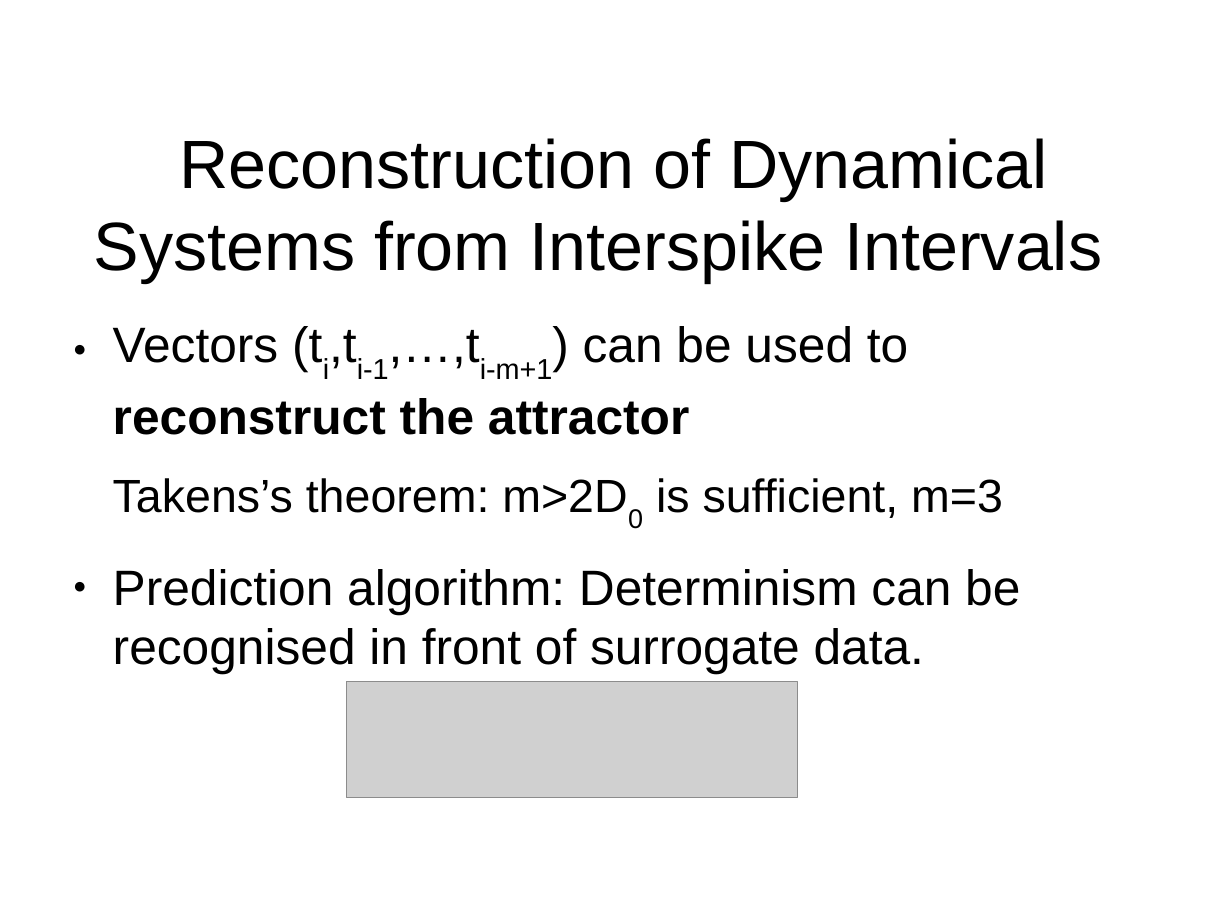
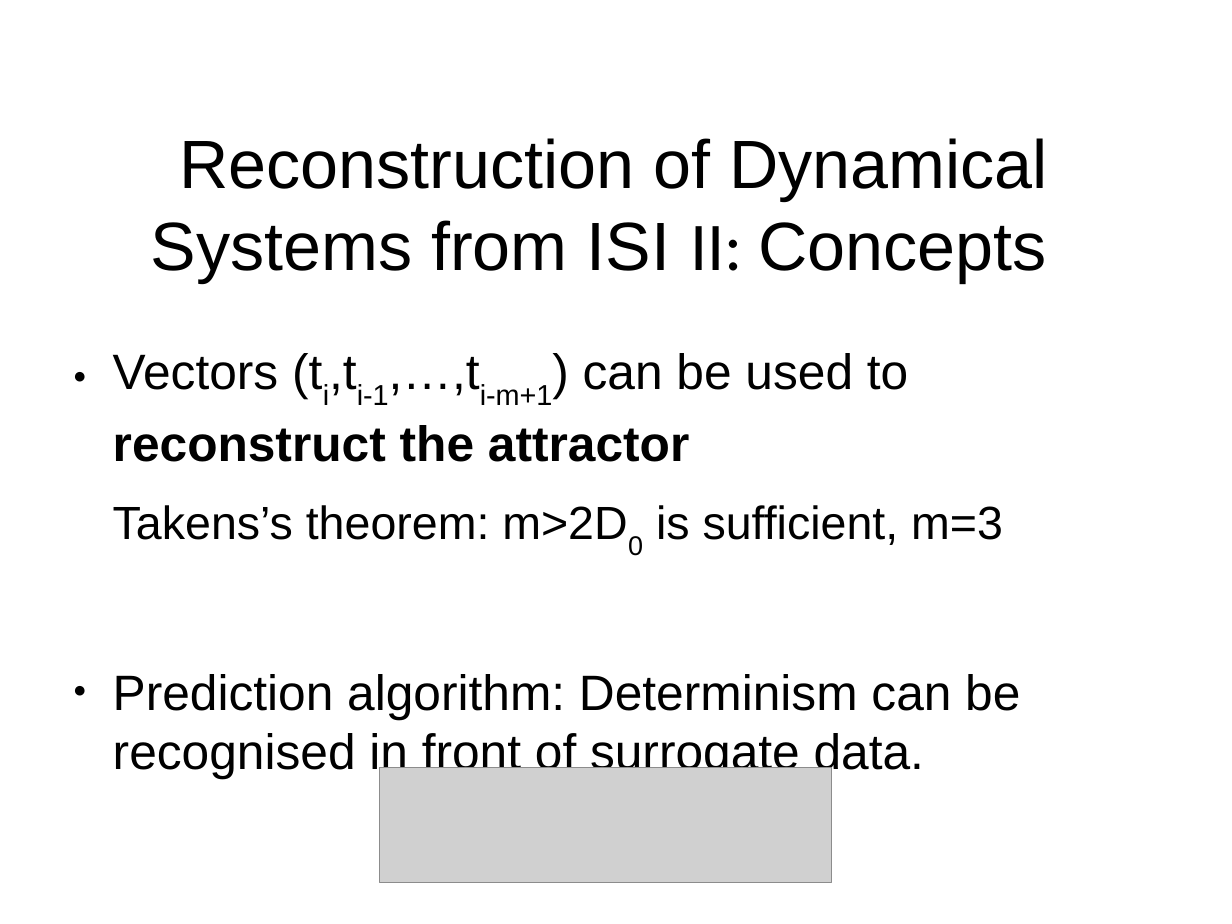
Before and after one commit to aarcascuerda/Reconstruction-of-dynamical-systems-from-ISIs, a slide deck: slide 6 of presentation/presentation.odp (slide 7 before the commit). Drawn at 1232x924 pixels with LibreOffice and Linux fonts; fonts in the diff are those of the drawing; grey boxes stand for pictures; background and template pictures are left out. Boxes give left, top, right and bottom in pixels: in the first picture for what was removed or moved away, otherwise in the second. Text is boxed around its words. In the diff, an @@ line names an element or a change of style, - is before the commit and + after.

```diff
--- a/presentation/presentation.odp
+++ b/presentation/presentation.odp
@@ title at (151, 138, 1048, 283): text changed @@
-Reconstruction of Dynamical Systems from Interspike Intervals
+Reconstruction of Dynamical Systems from ISI II: Concepts
@@ text "Vectors (ti,ti-1,…,ti-m+1) can be used ..." rewrapped from (113, 326, 1020, 674) to (113, 353, 1020, 779) @@
@@ picture: place and size @@
-picture at (347, 682, 798, 798)
+picture at (380, 767, 832, 883)
```
Also in this commit, not shown: 3 other slides changed, 1 slide added, 2 slides removed, 2 other files.
